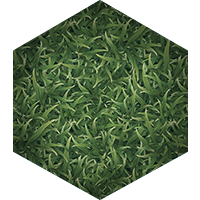
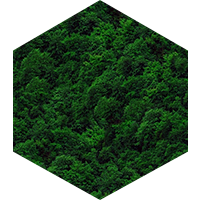
Comparing the layer stacks of the two (200, 200) images. Changes:
hid "gress" over [13, 0, 188, 200]
showed "forest" over [13, 0, 188, 200]
hid "1" over [13, 0, 188, 200]
